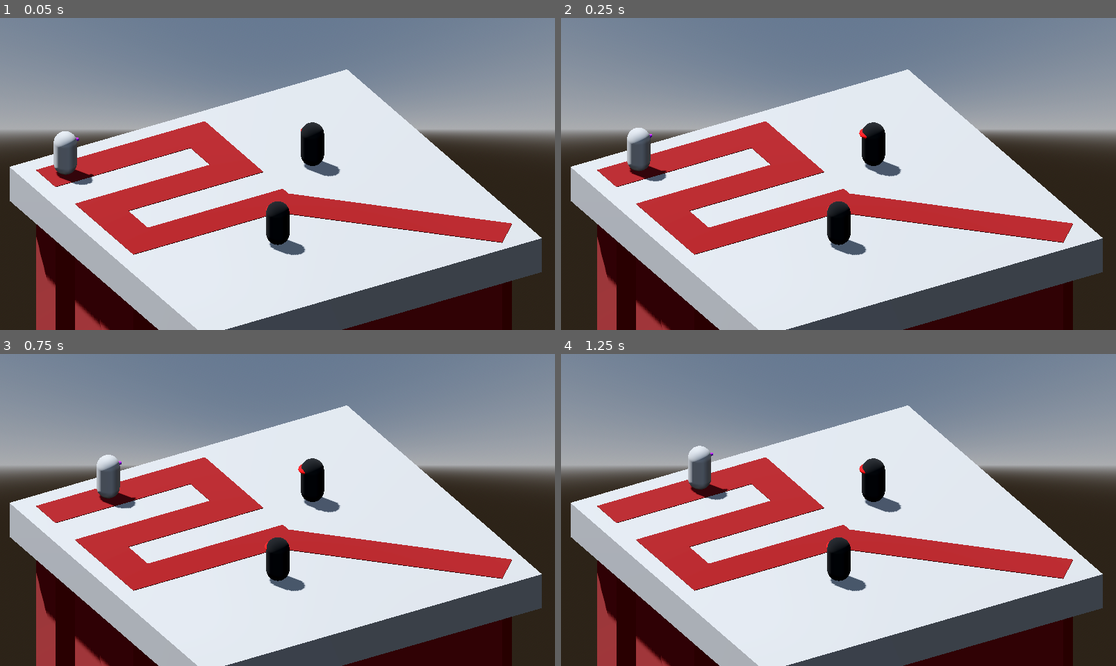
Above: before the commit, frames 1-4 (two rows, left to right).
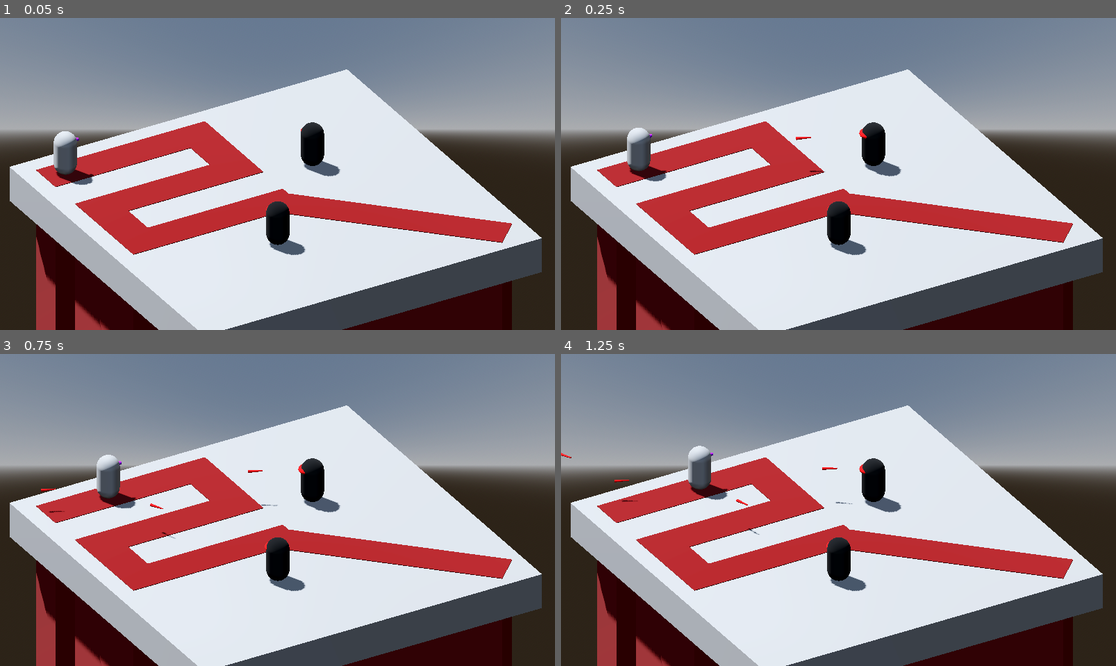
Above: after the commit, the same moments.

Repository: mathiasscherer2007/tower-defense
Game: Godot game, scene res://Scenes/Levels/test/test1.tscn
Two runs of this game, one before a commit and one after it. Both use one fixed random seed, a clock stepped at 60 frames per second and the inputs below.
Inputs:
- Up to frame 1 (0.05 s): no input
- Up to frame 2 (0.25 s): no input
- Up to frame 3 (0.75 s): no input
- Up to frame 4 (1.25 s): no input

Frame 1 is identical in both runs. In frame 2, less than 0.1% of the frame differs, in the area x 42-48%, y 38-50%; in frame 3, less than 0.1%; in frame 4, less than 0.1%, in the area x 0-53%, y 31-58%.

Commit message:
Create projectile that goes towards target point

Diff:
--- /dev/null
+++ b/Scenes/Projectiles/projectile.tscn
@@ -0,0 +1,12 @@
+[gd_scene format=3 uid="uid://4ox5rgjwwro4"]
+
+[ext_resource type="Script" uid="uid://bmmf7wq1t2n10" path="res://Scripts/Projectiles/projectile.gd" id="1_2re41"]
+
+[node name="Projectile" type="Area3D" unique_id=1749587302]
+script = ExtResource("1_2re41")
+
+[node name="CollisionShape3D" type="CollisionShape3D" parent="." unique_id=854516210]
+
+[node name="Timer" type="Timer" parent="." unique_id=58907024]
+
+[connection signal="timeout" from="Timer" to="." method="_on_timer_timeout"]
--- /dev/null
+++ b/Scenes/Projectiles/test/testbasic_1.tscn
@@ -0,0 +1,28 @@
+[gd_scene format=3 uid="uid://chype6d87kgj5"]
+
+[ext_resource type="PackedScene" uid="uid://4ox5rgjwwro4" path="res://Scenes/Projectiles/projectile.tscn" id="1_1h0ir"]
+
+[sub_resource type="CylinderShape3D" id="CylinderShape3D_gnp1v"]
+height = 0.7937622
+radius = 0.099121094
+
+[sub_resource type="StandardMaterial3D" id="StandardMaterial3D_uo0b1"]
+albedo_color = Color(1, 0, 0, 1)
+
+[sub_resource type="CylinderMesh" id="CylinderMesh_nba1p"]
+material = SubResource("StandardMaterial3D_uo0b1")
+bottom_radius = 0.2
+
+[node name="testbasic1" unique_id=1749587302 instance=ExtResource("1_1h0ir")]
+collision_layer = 2
+lifetime = 3.0
+speed = 5.0
+damage = 5.0
+
+[node name="CollisionShape3D" parent="." index="0" unique_id=854516210]
+transform = Transform3D(1, 0, 0, 0, -4.371139e-08, 1, 0, -1, -4.371139e-08, 0, -5.05573e-10, -0.011566162)
+shape = SubResource("CylinderShape3D_gnp1v")
+
+[node name="MeshInstance3D" type="MeshInstance3D" parent="." index="1" unique_id=269856651]
+transform = Transform3D(0.125, 0, 0, 0, -1.39876395e-08, 0.125, 0, -0.3199999, -5.4639235e-09, 0, 0, 0)
+mesh = SubResource("CylinderMesh_nba1p")
--- a/Scenes/Towers/test/testbasic.tscn
+++ b/Scenes/Towers/test/testbasic.tscn
@@ -1,6 +1,7 @@
 [gd_scene format=3 uid="uid://dsd6jkwa7ae8g"]
 
 [ext_resource type="PackedScene" uid="uid://c1ljijd1c6d02" path="res://Scenes/Towers/tower.tscn" id="1_lcgip"]
+[ext_resource type="PackedScene" uid="uid://chype6d87kgj5" path="res://Scenes/Projectiles/test/testbasic_1.tscn" id="2_hoax2"]
 
 [sub_resource type="StandardMaterial3D" id="StandardMaterial3D_lcgip"]
 albedo_color = Color(0, 0, 0, 1)
@@ -15,6 +16,7 @@
 material = SubResource("StandardMaterial3D_qrwid")
 
 [node name="TestBasic" unique_id=1272181662 instance=ExtResource("1_lcgip")]
+projectile = ExtResource("2_hoax2")
 max_range = 10.0
 
 [node name="Range" parent="." index="0" unique_id=712720790]
@@ -23,10 +25,16 @@
 [node name="Firerate" parent="." index="1" unique_id=2144439341]
 wait_time = 0.5
 
-[node name="MeshInstance3D" parent="." index="2" unique_id=967792431]
+[node name="MeshInstance3D" parent="Mesh" parent_id_path=PackedInt32Array(879682507) index="0" unique_id=967792431]
 transform = Transform3D(1, 0, 0, 0, 1, 0, 0, 0, 1, 0, 1, 0)
 mesh = SubResource("CapsuleMesh_hoax2")
 
-[node name="Front" type="MeshInstance3D" parent="." index="3" unique_id=1888794908]
+[node name="Front" type="MeshInstance3D" parent="Mesh" parent_id_path=PackedInt32Array(879682507) index="1" unique_id=1888794908]
 transform = Transform3D(0.4, 0, 0, 0, 0.4, 0, 0, 0, 0.4, 0, 1.5449944, -0.20572478)
 mesh = SubResource("TorusMesh_f2rtd")
+
+[node name="ProjectileSpawnPoint" parent="Mesh" parent_id_path=PackedInt32Array(879682507) index="2" unique_id=925385596]
+transform = Transform3D(1, 0, 0, 0, 1, 0, 0, 0, 1, 0, 1.5540224, -0.49858212)
+
+[node name="Projectiles" parent="." index="3" unique_id=27528614]
+transform = Transform3D(1, 0, 0, 0, 1, 0, 0, 0, 1, 0, 1.544, 0)
--- a/Scenes/Towers/tower.tscn
+++ b/Scenes/Towers/tower.tscn
@@ -15,12 +15,16 @@
 [node name="CollisionShape3D" type="CollisionShape3D" parent="Range" unique_id=1003464765]
 shape = SubResource("CylinderShape3D_d6h38")
 
-[node name="Firerate" type="Timer" parent="." unique_id=2144439341]
+[node name="Cooldown" type="Timer" parent="." unique_id=2144439341]
 one_shot = true
 
-[node name="MeshInstance3D" type="MeshInstance3D" parent="." unique_id=967792431]
+[node name="Mesh" type="Node3D" parent="." unique_id=879682507]
 
-[node name="Bullets" type="Node3D" parent="." unique_id=27528614]
+[node name="MeshInstance3D" type="MeshInstance3D" parent="Mesh" unique_id=967792431]
+
+[node name="ProjectileSpawnPoint" type="Node3D" parent="Mesh" unique_id=925385596]
+
+[node name="Projectiles" type="Node3D" parent="." unique_id=27528614]
 
 [connection signal="area_entered" from="Range" to="." method="_on_range_area_entered"]
 [connection signal="area_exited" from="Range" to="." method="_on_range_area_exited"]
--- /dev/null
+++ b/Scripts/Projectiles/projectile.gd
@@ -0,0 +1,28 @@
+class_name Projectile extends Area3D
+
+@export var target: Vector3
+@export var spawn_point: Node3D
+@export var lifetime: float
+@export var speed: float
+@export var damage: float
+
+var direction: Vector3
+
+@onready var timer = $Timer
+
+func setup(n_target: Vector3, n_spawner: Node3D) -> void:
+	target = n_target
+	spawn_point = n_spawner
+
+func _ready() -> void:
+	self.global_transform = spawn_point.global_transform
+	look_at(target)
+	timer.wait_time = lifetime
+	timer.start()
+	direction = (target - self.global_position).normalized()
+
+func _physics_process(delta: float) -> void:
+	global_position += direction * speed * delta
+
+func _on_timer_timeout() -> void:
+	queue_free()
--- a/Scripts/Towers/tower.gd
+++ b/Scripts/Towers/tower.gd
@@ -2,29 +2,38 @@
 
 # TODO: more robust targeting system, make tower shoot enemy that is furthest in the track
 
+@export var max_range: float
+@export var projectile: PackedScene
+
 var enemies: Array
-@export var max_range: float
+
 @onready var range_area = $Range/CollisionShape3D
-@onready var timer = $Firerate
+@onready var cooldown = $Cooldown
+@onready var projectile_spawn = $Mesh/ProjectileSpawnPoint
+@onready var projectile_container = $Projectiles
+@onready var mesh = $Mesh
 
 func _ready() -> void:
 	if range_area.shape is CylinderShape3D:
 		range_area.shape.radius = max_range
-	print(range_area.shape.radius)
 
 func _process(_delta: float) -> void:
-	if timer.is_stopped():
-		if len(enemies) > 0:
-			var enemy_pos: Vector3 = enemies[0].global_position
-			print(enemy_pos)
-			self.look_at(Vector3(enemy_pos.x, self.global_position.y, enemy_pos.z))
-			timer.start()
+	if len(enemies) > 0:
+		shoot(enemies[0])
+
+func shoot(enemy: Area3D) -> void:
+	if cooldown.is_stopped():
+		var enemy_pos: Vector3 = enemy.global_position
+		mesh.look_at(Vector3(enemy_pos.x, self.global_position.y, enemy_pos.z))
+		var projectile_instance = projectile.instantiate()
+		projectile_instance.setup(enemy_pos, projectile_spawn)
+		projectile_container.add_child(projectile_instance)
+		cooldown.start()
 
 func _on_range_area_entered(area: Area3D) -> void:
 	if area not in enemies:
 		enemies.append(area)
 
-
 func _on_range_area_exited(area: Area3D) -> void:
 	if area in enemies:
 		enemies.erase(area)
--- a/project.godot
+++ b/project.godot
@@ -30,13 +30,13 @@
 [layer_names]
 
 3d_render/layer_1="Enemies"
-3d_render/layer_2="Bullets"
+3d_render/layer_2="Projectiles"
 3d_render/layer_3="Towers"
 3d_render/layer_4="Geometry"
 3d_physics/layer_1="Enemies"
 3d_navigation/layer_1="Enemies"
-3d_physics/layer_2="Bullets"
-3d_navigation/layer_2="Bullets"
+3d_physics/layer_2="Projectiles"
+3d_navigation/layer_2="Projectiles"
 3d_physics/layer_3="Towers"
 3d_navigation/layer_3="Towers"
 3d_physics/layer_4="Geometry"
Not shown, added: Scripts/Projectiles/projectile.gd.uid
